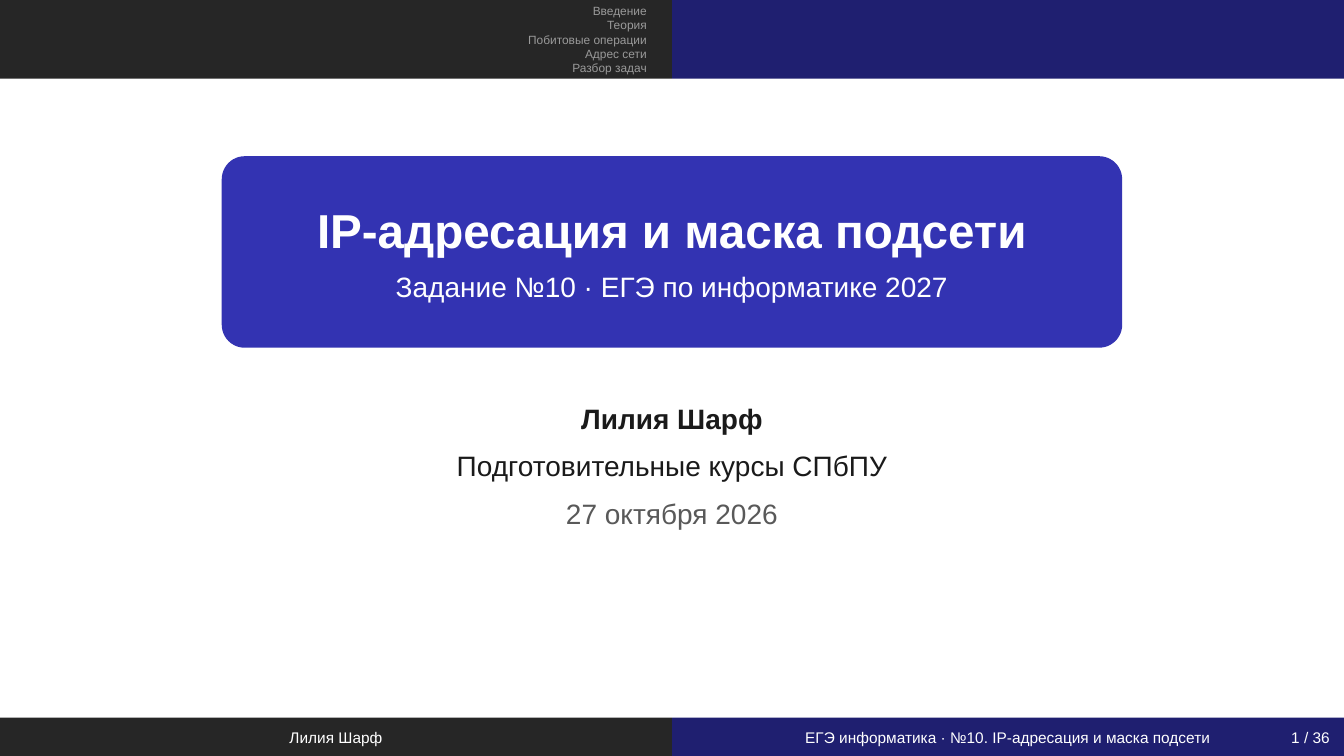
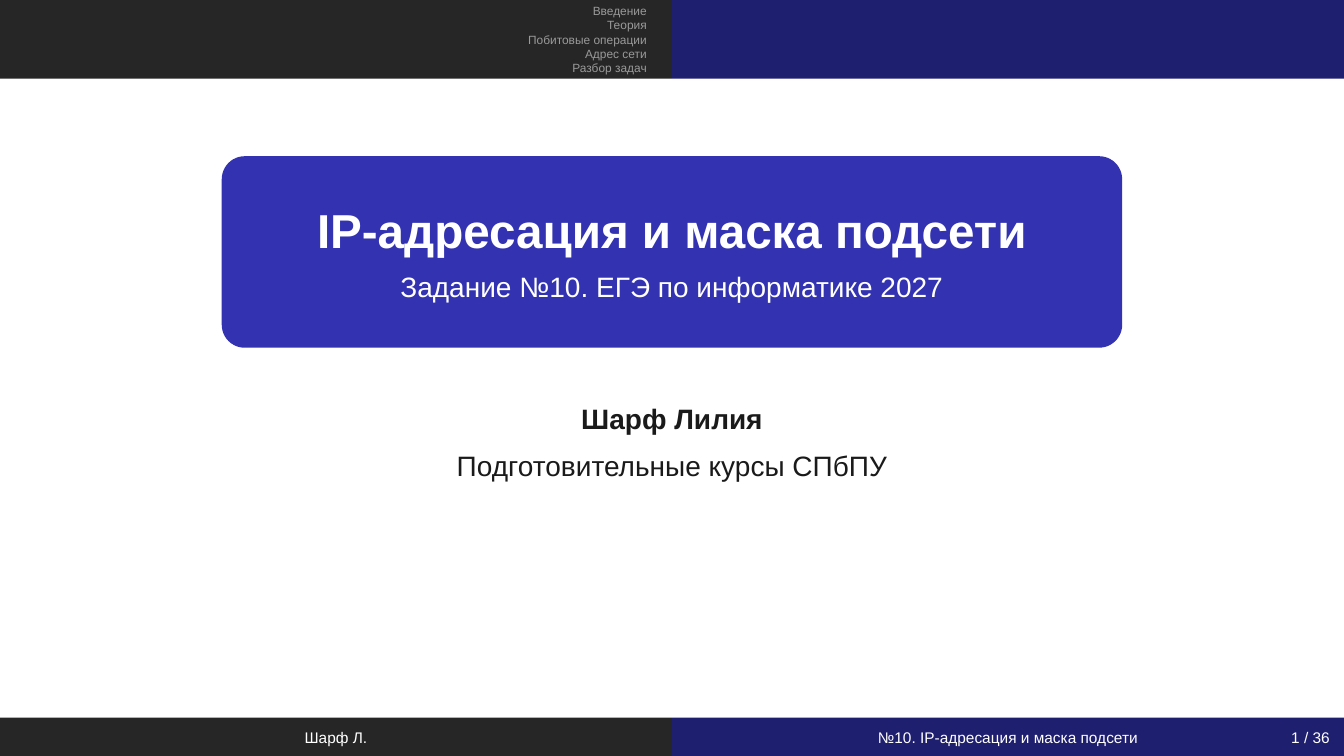
Before and after one commit to scharfff/spbpu-inf-course, a slide deck: slide 1 of Задание_10_IP_адресация/Презентация/N10. Маска подсети. Презентация.pptx. Drawn at 1344x756 pixels with LibreOffice and Linux fonts; fonts in the diff are those of the drawing. Boxes give left, top, right and bottom in pixels: in the first picture for what was removed or moved away, otherwise in the second. Text is boxed around its words. In the diff, an @@ line names an element or a change of style, - is before the commit and + after.

```diff
--- a/Задание_10_IP_адресация/Презентация/N10. Маска подсети. Презентация.pptx
+++ b/Задание_10_IP_адресация/Презентация/N10. Маска подсети. Презентация.pptx
@@ text in rounded rectangle at box(400, 276, 942, 302): text changed @@
-Задание №10 · ЕГЭ по информатике 2027
+Задание №10. ЕГЭ по информатике 2027
@@ text at box(581, 408, 762, 434): text changed @@
-Лилия Шарф
+Шарф Лилия
@@ text at box(566, 503, 777, 529): paragraph removed @@
-27 октября 2026
@@ text in rectangle at box(305, 732, 367, 746): text changed @@
-Лилия Шарф
+Шарф Л.
@@ text in rectangle at box(878, 732, 1138, 746): text changed @@
-ЕГЭ информатика · №10. IP-адресация и маска подсети
+№10. IP-адресация и маска подсети
```
Also in this commit, not shown: 35 other slides changed, 26 other files.
